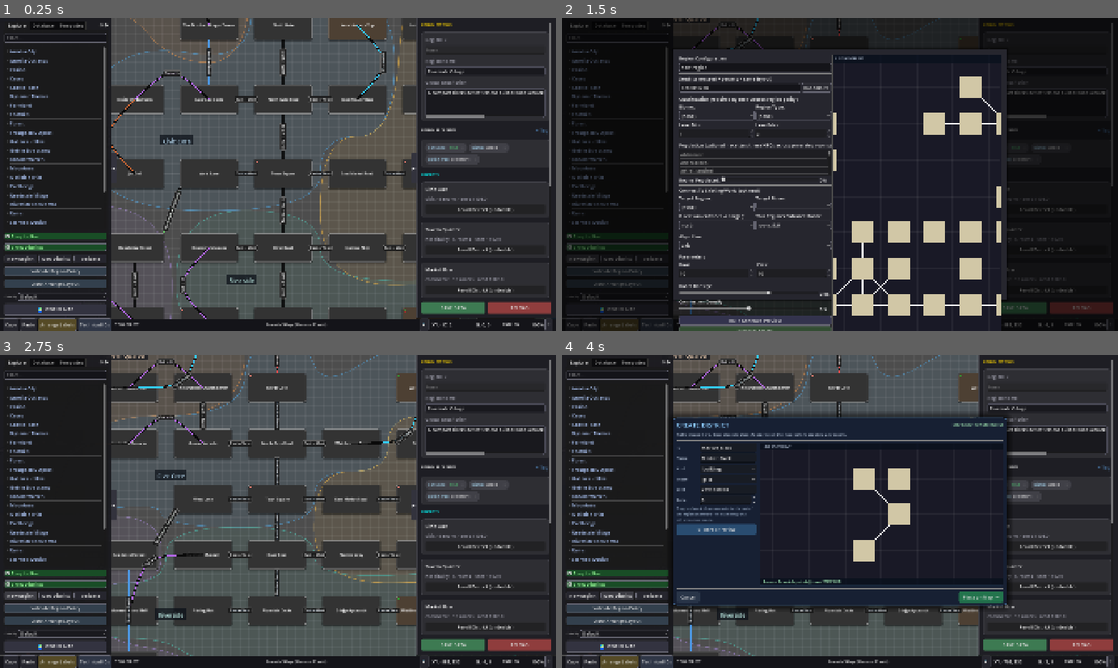
Above: before the commit, frames 1-4 (two rows, left to right).
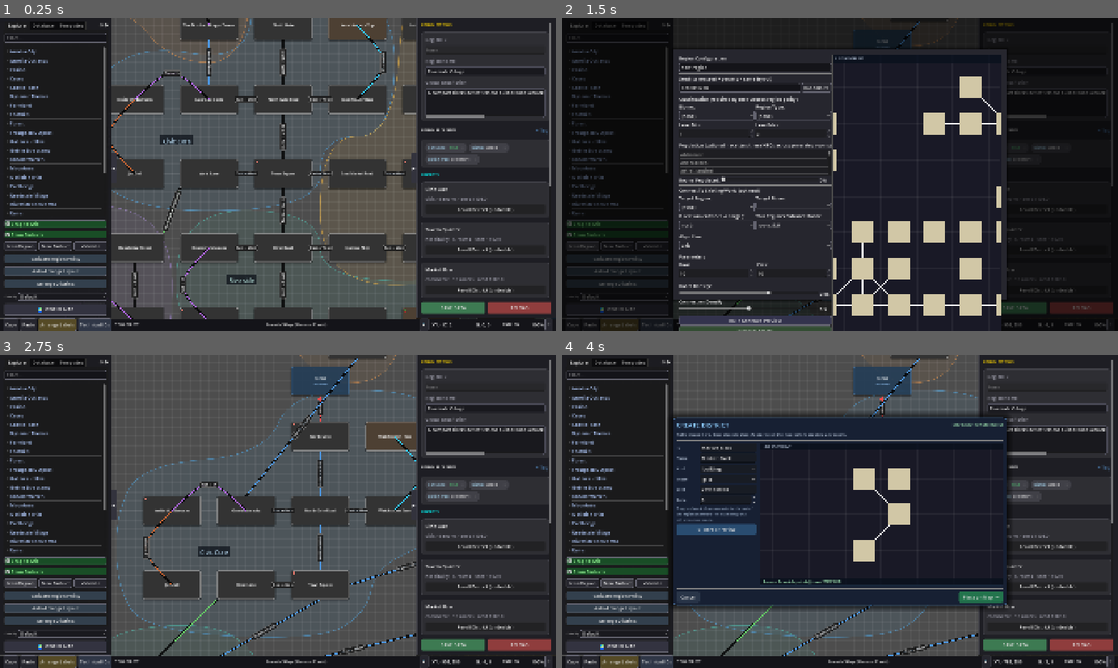
Above: after the commit, the same moments.

Repository: jbax-and-his-ai-pals/008-mud
Game: Godot game, scene res://scenes/Main.tscn
Two runs of this game, one before a commit and one after it. Both use one fixed random seed, a clock stepped at 60 frames per second and the inputs below.
Inputs (mouse positions are in pixels of both pictures, inside the frame that each line leads up to):
- Up to frame 1 (0.25 s): no input
- Up to frame 2 (1.5 s): click (617, 284) at 0.5 s, where only the run after the commit has a clickable "Arrange Districts"; click "New Region" at 1.25 s
- Up to frame 3 (2.75 s): click "New Region" at 2 s
- Up to frame 4 (4 s): click "New District" at 2.75 s; click "New District" at 3.5 s

The runs differ from the first frame. In frame 1, 1.9% of the frame differs, in the area x 0-20%, y 49-87%; in frame 2, 0.9%; in frame 3, 28%, in the area x 0-83%, y 0-99%; in frame 4, 9.8%.

Commit message:
Add district-scoped and district-block auto-arrange, alongside the existing whole-region one
Three tiers now, matching the three granularities that already existed
conceptually (a district's own rooms, districts as blocks, everything):

- "Arrange Rooms in District" (district panel): LayoutOptimizer.
  optimize_layout was already generic over any room subset -- the full-
  region "Auto-Arrange Layout" button just happened to always pass the
  whole region. Passing just a district's member rooms re-lays-out that
  district alone, leaving everything outside it untouched.

- "Arrange Districts" (left panel, next to Auto-Arrange Layout): new
  LayoutOptimizer.optimize_district_layout, the district-block
  counterpart to optimize_world_layout's region-block placement -- same
  BFS-with-rect-avoidance kernel, minus the local/world coordinate split
  a world region's own room space needs (a district's rooms already share
  the region's one coordinate space). Returns new district centers;
  ActionHandler.arrange_all_districts translates each district's rooms by
  the delta from its old centroid, the same rigid-block move the manual
  drag feature already does.

- Existing "Auto-Arrange Layout" is untouched: the "ignore district
  boundaries entirely" tier.

Both new actions are undoable via the same cmd_proc.commit pattern the
existing auto-arrange already uses.

Verified against real town.json data: arranging Tavern Quarter alone
repositions its 5 rooms without moving town_square, and undo restores
exact original positions; arranging all districts moves every district's
rooms by a uniform per-district delta (confirming rigid-block behavior)
and undo restores everything. Added synthetic coverage for
optimize_district_layout to layout_optimizer_smoke.gd.

Co-Authored-By: Claude Sonnet 5 <noreply@anthropic.com>

Diff:
--- a/mud-world-editor/scripts/core/ActionHandler.gd
+++ b/mud-world-editor/scripts/core/ActionHandler.gd
@@ -490,6 +490,94 @@
 	var raw = room.get("_editor_pos", [0, 0])
 	return Vector2(float(raw[0]), float(raw[1])) if raw is Array and raw.size() >= 2 else Vector2.ZERO
 
+# Re-lays-out just one district's own rooms (LayoutOptimizer.optimize_layout
+# already operates on an arbitrary room subset -- this just narrows that
+# subset to the district's members instead of the whole region), leaving
+# everything outside the district untouched.
+func arrange_district_rooms(district_id: String):
+	var districts := region_mgr.get_districts()
+	if not districts.has(district_id): return
+	var members: Array = districts[district_id].get("members", districts[district_id].get("rooms", []))
+	var subset := {}
+	for room_id_variant in members:
+		var room_id := str(room_id_variant)
+		if region_mgr.data.rooms.has(room_id): subset[room_id] = region_mgr.data.rooms[room_id]
+	if subset.is_empty(): return
+
+	var new_pos := LayoutOptimizer.optimize_layout(subset)
+	if new_pos.is_empty(): return
+	var old_pos := {}
+	for id in subset: old_pos[id] = _room_pos(subset[id])
+	var old_exit_layout := {}
+	for id in subset:
+		if subset[id].has("_editor_exit_layout"):
+			old_exit_layout[id] = subset[id]["_editor_exit_layout"].duplicate(true)
+	var new_exit_layout := LayoutOptimizer.infer_exit_layout_metadata(subset, new_pos)
+
+	cmd_proc.commit(
+		func():
+			for id in new_pos: region_mgr.set_room_pos(id, new_pos[id])
+			for id in subset:
+				if new_exit_layout.has(id):
+					region_mgr.data.rooms[id]["_editor_exit_layout"] = new_exit_layout[id]
+				elif region_mgr.data.rooms[id].has("_editor_exit_layout"):
+					region_mgr.data.rooms[id].erase("_editor_exit_layout")
+			main_node._refresh_view(); main_node._update_explorer_dirty_state(),
+		func():
+			for id in old_pos: region_mgr.set_room_pos(id, old_pos[id])
+			for id in subset:
+				if old_exit_layout.has(id):
+					region_mgr.data.rooms[id]["_editor_exit_layout"] = old_exit_layout[id]
+				elif region_mgr.data.rooms[id].has("_editor_exit_layout"):
+					region_mgr.data.rooms[id].erase("_editor_exit_layout")
+			main_node._refresh_view(); main_node._update_explorer_dirty_state(),
+		"Arrange District Rooms: " + str(districts[district_id].get("name", district_id))
+	)
+
+# Repositions every district as one rigid block (LayoutOptimizer.
+# optimize_district_layout), without touching any room's position relative
+# to its own district -- the district-level counterpart to "Auto-Arrange
+# Layout" (which ignores district boundaries) and to a manual whole-
+# district drag (which moves exactly one district).
+func arrange_all_districts():
+	var districts := region_mgr.get_districts()
+	if districts.is_empty(): return
+	var new_centers := LayoutOptimizer.optimize_district_layout(region_mgr.data.rooms, districts)
+	if new_centers.is_empty(): return
+
+	var deltas := {}
+	var old_pos := {}
+	for did in new_centers:
+		var members: Array = districts[did].get("members", districts[did].get("rooms", []))
+		var min_p := Vector2(INF, INF); var max_p := Vector2(-INF, -INF); var has_rooms := false
+		for room_id_variant in members:
+			var room_id := str(room_id_variant)
+			if not region_mgr.data.rooms.has(room_id): continue
+			var pos := _room_pos(region_mgr.data.rooms[room_id])
+			min_p.x = min(min_p.x, pos.x); min_p.y = min(min_p.y, pos.y)
+			max_p.x = max(max_p.x, pos.x); max_p.y = max(max_p.y, pos.y)
+			has_rooms = true
+		if not has_rooms: continue
+		var old_center: Vector2 = (min_p + max_p) / 2.0
+		deltas[did] = new_centers[did] - old_center
+		for room_id_variant in members:
+			var room_id := str(room_id_variant)
+			if region_mgr.data.rooms.has(room_id): old_pos[room_id] = _room_pos(region_mgr.data.rooms[room_id])
+
+	cmd_proc.commit(
+		func():
+			for did in deltas:
+				var members: Array = districts[did].get("members", districts[did].get("rooms", []))
+				for room_id_variant in members:
+					var room_id := str(room_id_variant)
+					if old_pos.has(room_id): region_mgr.set_room_pos(room_id, old_pos[room_id] + deltas[did])
+			main_node._refresh_view(); main_node._update_explorer_dirty_state(),
+		func():
+			for id in old_pos: region_mgr.set_room_pos(id, old_pos[id])
+			main_node._refresh_view(); main_node._update_explorer_dirty_state(),
+		"Arrange Districts"
+	)
+
 func commit_batch_properties(ids: Array, key: String, new_val, old_vals: Dictionary):
 	cmd_proc.commit(
 		func():
--- a/mud-world-editor/scripts/core/Main.gd
+++ b/mud-world-editor/scripts/core/Main.gd
@@ -160,6 +160,7 @@
 	)
 	ui_mgr.request_toggle_world_view.connect(func(enabled): _set_world_view(enabled))
 	ui_mgr.request_auto_layout.connect(_on_request_layout)
+	ui_mgr.request_arrange_districts.connect(func(): if not state.is_world_view: action_handler.arrange_all_districts())
 	ui_mgr.request_center_view.connect(func(): camera_controller.center_on_nodes(graph_controller.get_active_nodes()))
 	ui_mgr.request_copy.connect(_on_copy_request)
 	ui_mgr.request_paste.connect(_on_paste_request)
--- a/mud-world-editor/scripts/generators/LayoutOptimizer.gd
+++ b/mud-world-editor/scripts/generators/LayoutOptimizer.gd
@@ -654,3 +654,126 @@
 
 static func _dir_to_vec(d: String) -> Vector2:
 	return Constants.DIR_VECTORS.get(d.to_lower(), Vector2(1,0))
+
+# The district-block counterpart to optimize_world_layout: treats each
+# district as one rigid node (sized and centered on its member rooms' own
+# bounding box) and repositions those nodes to keep inter-district
+# connections short without overlapping -- the district's own internal
+# room layout is left untouched, exactly like a manual whole-district drag.
+# Unlike world regions (each with their own local room coordinate space
+# glued into a shared map via a separate offset), a district's rooms
+# already live directly in the region's one shared coordinate space, so
+# the returned positions are just new centers, not origins needing a
+# local-to-world translation.
+static func optimize_district_layout(rooms: Dictionary, districts: Dictionary) -> Dictionary:
+	var room_to_district := {}
+	for did in districts:
+		var members: Array = districts[did].get("members", districts[did].get("rooms", []))
+		for room_id_variant in members:
+			room_to_district[str(room_id_variant)] = did
+
+	var district_sizes := {}
+	var district_centers := {}
+	var connections := {}
+
+	for did in districts:
+		var members: Array = districts[did].get("members", districts[did].get("rooms", []))
+		connections[did] = []
+		var min_p = Vector2(INF, INF)
+		var max_p = Vector2(-INF, -INF)
+		var has_rooms = false
+		for room_id_variant in members:
+			var room_id := str(room_id_variant)
+			if not rooms.has(room_id) or not rooms[room_id] is Dictionary: continue
+			var pos := _editor_pos(rooms[room_id])
+			min_p.x = min(min_p.x, pos.x); min_p.y = min(min_p.y, pos.y)
+			max_p.x = max(max_p.x, pos.x); max_p.y = max(max_p.y, pos.y)
+			has_rooms = true
+			var exits = rooms[room_id].get("exits", {})
+			if not exits is Dictionary: continue
+			for dir in exits:
+				var target_id := str(exits[dir])
+				if ":" in target_id: continue # cross-region; not this region's layout to arrange
+				var target_district: String = str(room_to_district.get(target_id, ""))
+				if target_district != "" and target_district != did:
+					connections[did].append({"target": target_district, "dir": dir, "vec": _dir_to_vec(dir)})
+		if has_rooms:
+			district_sizes[did] = (max_p - min_p) + Vector2(250, 250)
+			district_centers[did] = (min_p + max_p) / 2.0
+		else:
+			district_sizes[did] = Vector2(500, 500)
+			district_centers[did] = Vector2.ZERO
+
+	# Same BFS-with-rect-avoidance placement optimize_world_layout uses, minus
+	# the local-origin/center split that a world region's own coordinate
+	# space needs -- here `positions[did]` is directly the new center.
+	var positions := {}
+	var placed_rects: Array = []
+	var nodes_to_process = districts.keys()
+	var island_start_x := 0.0
+
+	while not nodes_to_process.is_empty():
+		var start_node: String = nodes_to_process[0]
+		nodes_to_process.erase(start_node)
+
+		var start_pos := Vector2(island_start_x, 0)
+		positions[start_node] = start_pos.snapped(SNAP_GRID)
+		var s_size: Vector2 = district_sizes[start_node]
+		placed_rects.append(Rect2(start_pos - s_size / 2.0, s_size))
+
+		var queue: Array = [start_node]
+		while not queue.is_empty():
+			var curr_id: String = queue.pop_front()
+			var curr_pos: Vector2 = positions[curr_id]
+
+			for conn in connections.get(curr_id, []):
+				var neighbor: String = conn.target
+				if positions.has(neighbor): continue
+				if not district_sizes.has(neighbor): continue
+
+				if neighbor in nodes_to_process: nodes_to_process.erase(neighbor)
+				queue.append(neighbor)
+
+				var dir_vec: Vector2 = conn.vec
+				if dir_vec == Vector2.ZERO: dir_vec = Vector2(1, 0)
+
+				var my_size: Vector2 = district_sizes[curr_id]
+				var their_size: Vector2 = district_sizes[neighbor]
+				var dist: float = (abs(dir_vec.x) * (my_size.x + their_size.x) + abs(dir_vec.y) * (my_size.y + their_size.y)) * 0.55
+				dist = max(dist, 600.0)
+
+				var placed := false
+				for ang in [0, PI/6, -PI/6, PI/4, -PI/4, PI/2, -PI/2]:
+					var rot_vec: Vector2 = dir_vec.rotated(ang)
+					var test_pos: Vector2 = (curr_pos + rot_vec * dist).snapped(SNAP_GRID)
+					var test_rect := Rect2(test_pos - their_size / 2.0, their_size)
+
+					var overlap := false
+					for r in placed_rects:
+						if r.grow(-50).intersects(test_rect.grow(-50)):
+							overlap = true
+							break
+
+					if not overlap:
+						positions[neighbor] = test_pos
+						placed_rects.append(test_rect)
+						placed = true
+						break
+
+				if not placed:
+					var fallback_pos: Vector2 = (curr_pos + dir_vec * (dist * 1.5)).snapped(SNAP_GRID)
+					positions[neighbor] = fallback_pos
+					placed_rects.append(Rect2(fallback_pos - their_size / 2.0, their_size))
+
+		var max_x := island_start_x
+		for r in placed_rects:
+			if r.end.x > max_x: max_x = r.end.x
+		island_start_x = max_x + 800.0
+
+	return positions
+
+static func _editor_pos(room: Dictionary) -> Vector2:
+	var raw = room.get("_editor_pos", [0, 0])
+	if raw is Vector2: return raw
+	if raw is Array and raw.size() >= 2: return Vector2(float(raw[0]), float(raw[1]))
+	return Vector2.ZERO
--- a/mud-world-editor/scripts/ui/EditorUIManager.gd
+++ b/mud-world-editor/scripts/ui/EditorUIManager.gd
@@ -30,6 +30,7 @@
 signal request_select_db_entry(type, id)
 signal request_toggle_world_view(enabled)
 signal request_auto_layout
+signal request_arrange_districts
 signal request_center_view
 signal request_copy
 signal request_paste
@@ -117,6 +118,7 @@
 	side_panel.request_delete_db_entry.connect(func(t, id): request_delete_db_entry.emit(t, id))
 	side_panel.request_select_db_entry.connect(func(t, id): request_select_db_entry.emit(t, id))
 	side_panel.request_auto_layout.connect(func(): request_auto_layout.emit())
+	side_panel.request_arrange_districts.connect(func(): request_arrange_districts.emit())
 	side_panel.request_create_modal_open.connect(func():
 		request_open_creator_modal.emit()
 		creator_modal.show()
--- a/mud-world-editor/scripts/ui/SidePanel.gd
+++ b/mud-world-editor/scripts/ui/SidePanel.gd
@@ -15,6 +15,7 @@
 signal request_delete_db_entry(type, id)
 signal request_select_db_entry(type, id)
 signal request_auto_layout
+signal request_arrange_districts
 signal request_create_modal_open
 signal request_district_modal_open
 signal request_context_menu(global_pos, meta)
@@ -134,6 +135,7 @@
 	explorer_panel.request_validate.connect(func(): request_validate.emit())
 	explorer_panel.request_validate_region_policy.connect(func(): request_validate_region_policy.emit())
 	explorer_panel.request_auto_layout.connect(func(): request_auto_layout.emit())
+	explorer_panel.request_arrange_districts.connect(func(): request_arrange_districts.emit())
 	explorer_panel.snap_toggled.connect(func(b): snap_toggled.emit(b))
 	explorer_panel.show_districts_toggled.connect(func(b): show_districts_toggled.emit(b))
 	explorer_panel.request_context_menu.connect(func(p, m): request_context_menu.emit(p, m))
--- a/mud-world-editor/scripts/ui/inspectors/DistrictInspector.gd
+++ b/mud-world-editor/scripts/ui/inspectors/DistrictInspector.gd
@@ -76,6 +76,12 @@
 	reroll.disabled = action_handler == null
 	reroll.pressed.connect(func(): action_handler.reroll_district(district_id, randi()); data_modified.emit())
 	vbox.add_child(reroll)
+
+	var arrange := Button.new(); arrange.text = "Arrange Rooms in District (undoable)"
+	arrange.tooltip_text = "Re-lays-out this district's own rooms without moving anything outside it."
+	arrange.disabled = action_handler == null
+	arrange.pressed.connect(func(): action_handler.arrange_district_rooms(district_id); data_modified.emit())
+	vbox.add_child(arrange)
 
 	var ports: Array = district.get("ports", [])
 	if not ports.is_empty():
--- a/mud-world-editor/scripts/ui/panels/ExplorerPanel.gd
+++ b/mud-world-editor/scripts/ui/panels/ExplorerPanel.gd
@@ -9,6 +9,7 @@
 signal request_validate
 signal request_validate_region_policy
 signal request_auto_layout
+signal request_arrange_districts
 signal snap_toggled(enabled)
 signal show_districts_toggled(enabled)
 signal request_context_menu(global_pos, meta)
@@ -89,6 +90,12 @@
 	_apply_style(btn_layout, Color(0.2, 0.25, 0.3))
 	btn_layout.pressed.connect(func(): request_auto_layout.emit())
 	add_child(btn_layout)
+
+	var btn_arrange_districts = Button.new(); btn_arrange_districts.text="Arrange Districts"
+	btn_arrange_districts.tooltip_text = "Repositions each district as one block to keep inter-district connections short, without rearranging rooms within a district."
+	_apply_style(btn_arrange_districts, Color(0.2, 0.25, 0.3))
+	btn_arrange_districts.pressed.connect(func(): request_arrange_districts.emit())
+	add_child(btn_arrange_districts)
 
 # --- INPUT HANDLERS ---
 
--- a/mud-world-editor/tests/layout_optimizer_smoke.gd
+++ b/mud-world-editor/tests/layout_optimizer_smoke.gd
@@ -32,7 +32,26 @@
 	_assert(metadata["start"]["in"]["placement"] == "stacked", "in exit persists its stacked placement")
 	_assert(metadata["start"].has("portal"), "unmapped exit receives inferred layout metadata")
 	_assert_all_region_cardinal_alignment()
+	_assert_district_layout()
 	quit(1 if failure_count > 0 else 0)
+
+func _assert_district_layout() -> void:
+	var district_rooms := {
+		"d1_a": {"_editor_pos": [0, 0], "exits": {"east": "d1_b"}},
+		"d1_b": {"_editor_pos": [256, 0], "exits": {"west": "d1_a", "east": "d2_a"}},
+		"d2_a": {"_editor_pos": [512, 0], "exits": {"west": "d1_b"}},
+		"d2_b": {"_editor_pos": [512, 192], "exits": {}},
+	}
+	var districts := {
+		"d1": {"members": ["d1_a", "d1_b"]},
+		"d2": {"members": ["d2_a", "d2_b"]},
+	}
+	var district_positions = LayoutOptimizer.optimize_district_layout(district_rooms, districts)
+	_assert(district_positions.has("d1") and district_positions.has("d2"), "every district receives a new center")
+	_assert(district_positions.get("d1") != district_positions.get("d2"), "connected districts don't collapse onto the same center")
+
+	var empty_positions = LayoutOptimizer.optimize_district_layout({}, {"solo": {"members": []}})
+	_assert(empty_positions.has("solo"), "a district with no live member rooms still gets a fallback position")
 
 func _assert(condition: bool, message: String) -> void:
 	if not condition:
